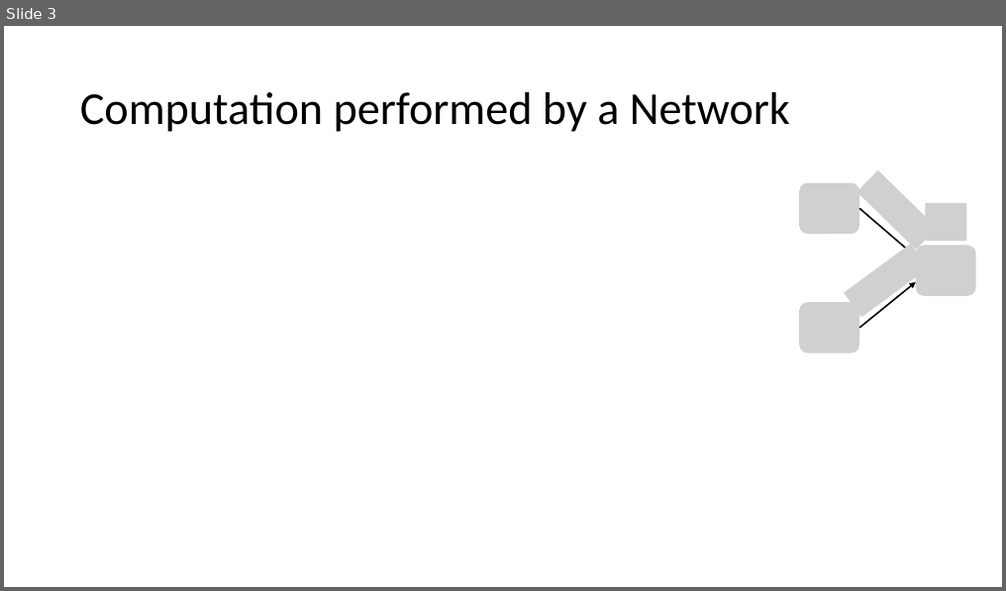
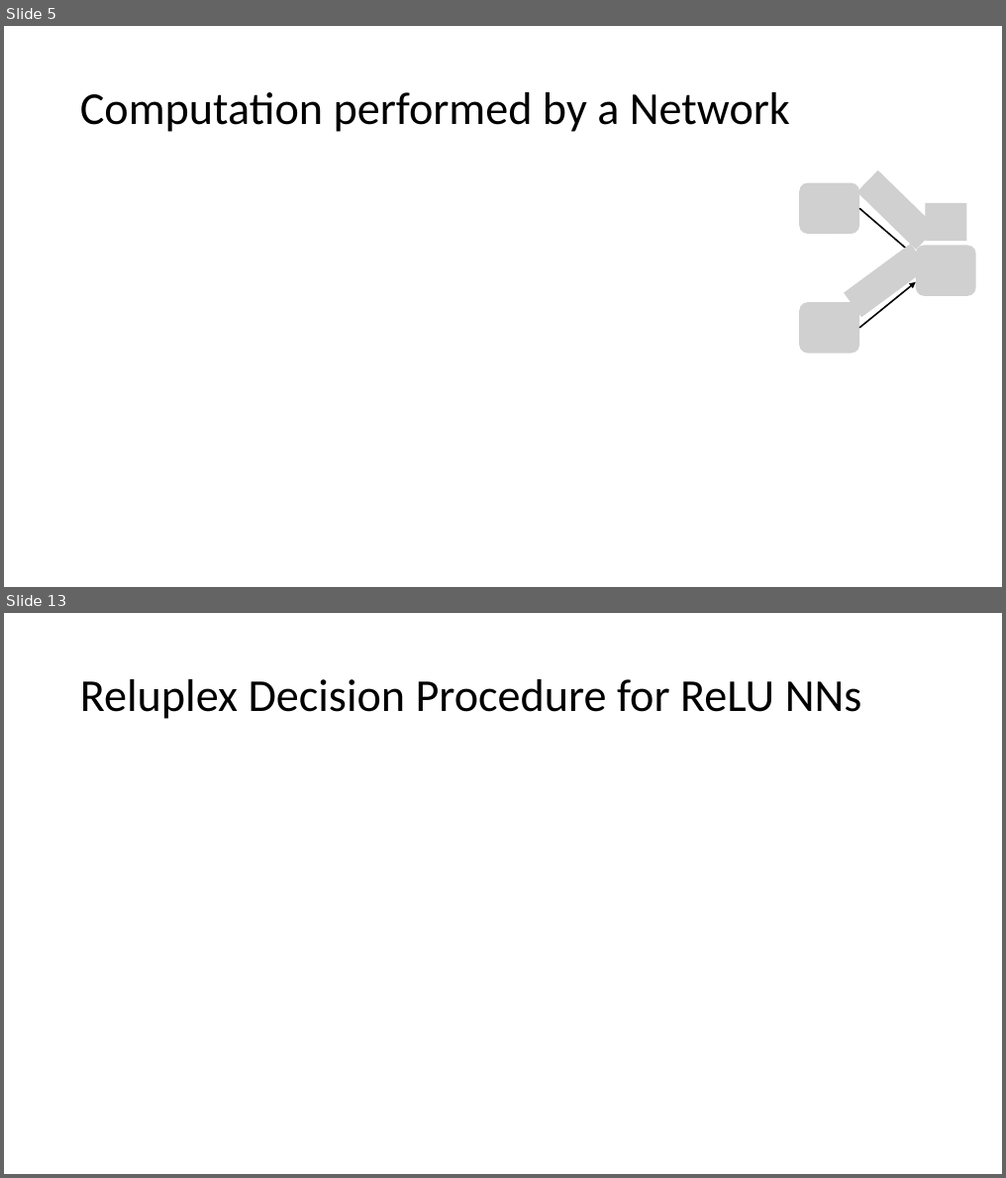
Before and after one commit to sayanmitracode/cpsbooksite, a slide deck: Slides/reluplex21.pptx. Shown one above the other, each under a label of ours: slide 3 before the commit, slides 5 and 13 after it; the slides between them are not shown. The pictures are 1006x591 and 1006x1178 pixels, drawn with LibreOffice and Linux fonts; fonts in the diff are those of the drawing; grey boxes stand for pictures. Boxes give left, top, right and bottom in pixels: in the first picture for what was removed or moved away, otherwise in the second. Text is boxed around its words. In the diff, an @@ line names an element or a change of style, - is before the commit and + after.

Commit message:
reluplex

```diff
--- a/Slides/reluplex21.pptx
+++ b/Slides/reluplex21.pptx
@@ slide 13 added at (4, 613, 1002, 1174), background #FFFFFF @@
@@ title added at (80, 679, 862, 719), 44 pt, text #000000 @@
+Reluplex Decision Procedure for ReLU NNs
@@ what was slide 3 is now slide 5 @@
```
Also in this commit, not shown: 3 slides changed, 12 other slides added, 1 slide removed, 2 other files.
